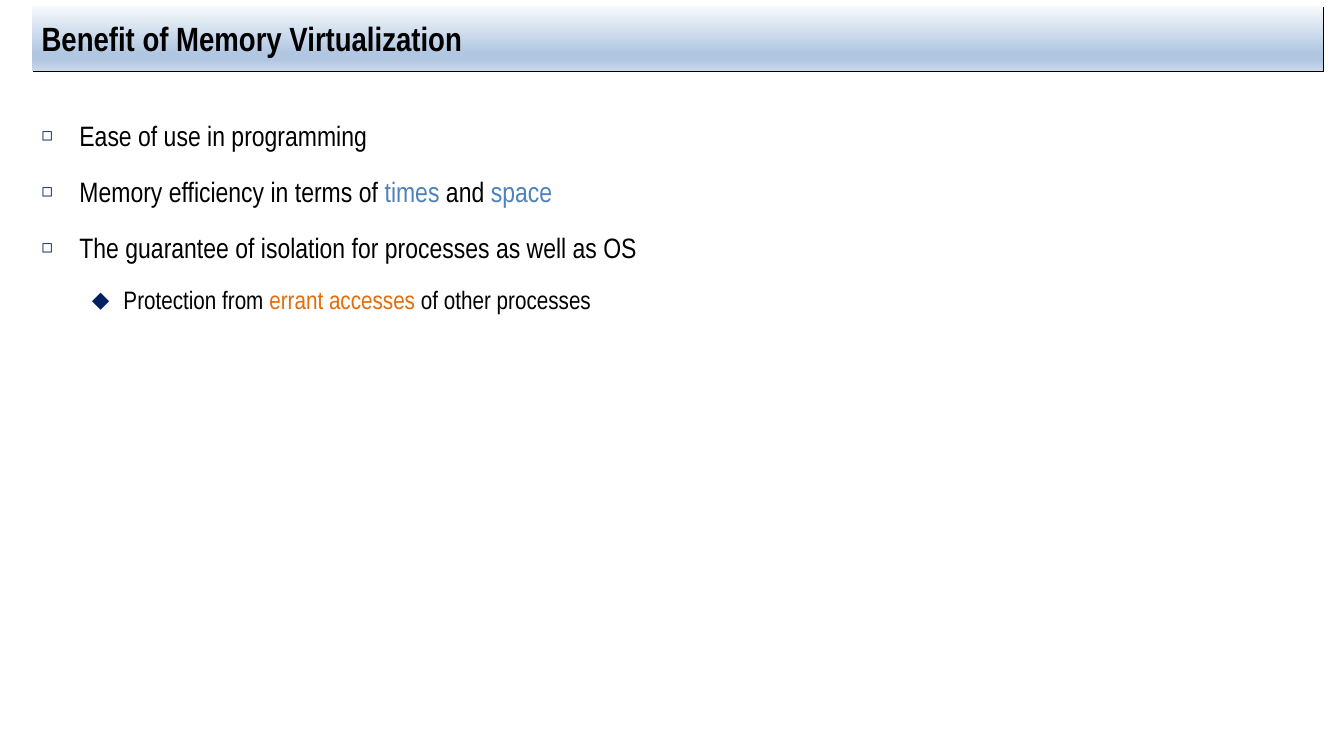
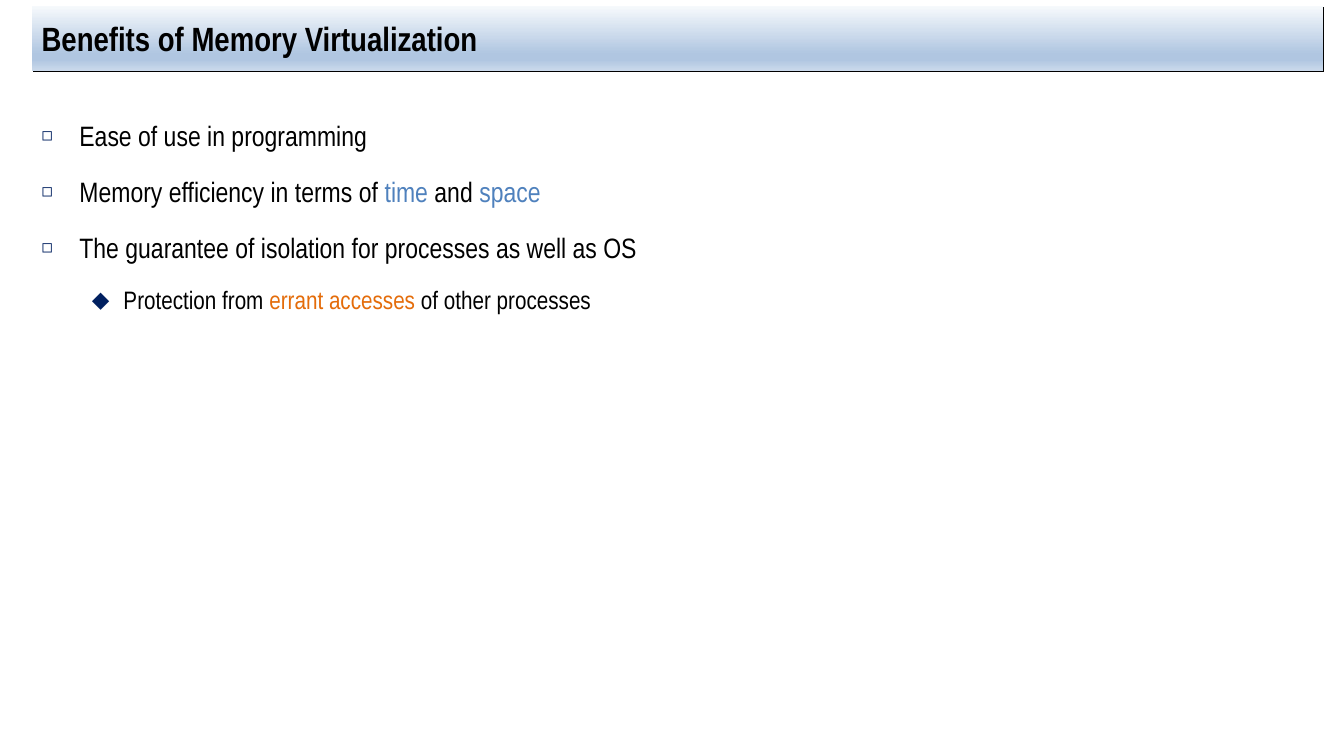
Before and after one commit to jachermocilla/extra-course-materials, a slide deck: slide 6 of cmsc125/ostep/slides/01.Virtualization/13.The_Abstraction_Address_Space.pptx. Drawn at 1344x756 pixels with LibreOffice and Linux fonts; fonts in the diff are those of the drawing. Boxes give left, top, right and bottom in pixels: in the first picture for what was removed or moved away, otherwise in the second. Text is boxed around its words. In the diff, an @@ line names an element or a change of style, - is before the commit and + after.

```diff
--- a/cmsc125/ostep/slides/01.Virtualization/13.The_Abstraction_Address_Space.pptx
+++ b/cmsc125/ostep/slides/01.Virtualization/13.The_Abstraction_Address_Space.pptx
@@ title at [42, 24, 477, 58]: text changed @@
-Benefit of Memory Virtualization
+Benefits of Memory Virtualization
@@ text at [79, 181, 540, 208]: text changed @@
-◻ Memory efficiency in terms of times and space
+◻ Memory efficiency in terms of time and space
```
Also in this commit, not shown: 6 other slides changed, 1 slide added, 2 other files.
